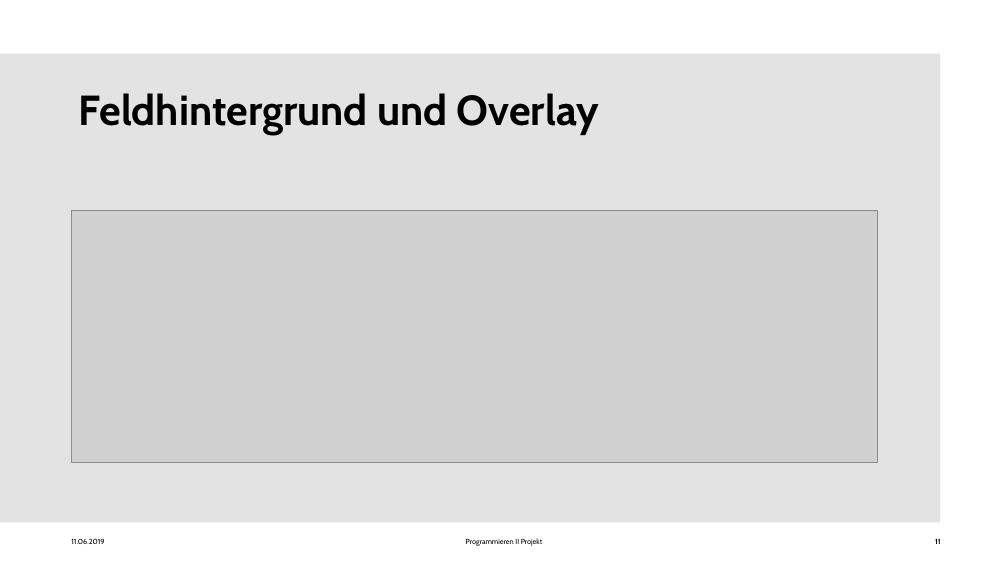
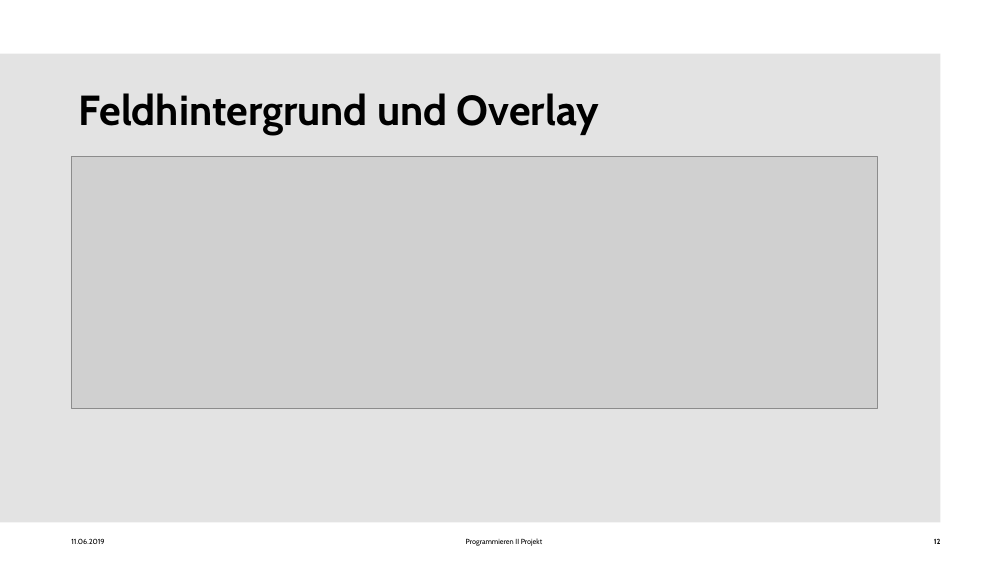
Before and after one commit to Seafyre/snakes-and-ladders, a slide deck: slide 12 of Programmieren II Projekt - Präsi.pptx (slide 11 before the commit). Drawn at 1008x567 pixels with LibreOffice and Linux fonts; fonts in the diff are those of the drawing; grey boxes stand for pictures; background and template pictures are left out. Boxes give left, top, right and bottom in pixels: in the first picture for what was removed or moved away, otherwise in the second. Text is boxed around its words. In the diff, an @@ line names an element or a change of style, - is before the commit and + after.

```diff
--- a/Programmieren II Projekt - Präsi.pptx
+++ b/Programmieren II Projekt - Präsi.pptx
@@ picture: place and size @@
-picture at bbox=[71, 211, 877, 463]
+picture at bbox=[71, 157, 877, 408]
@@ page number at bbox=[934, 538, 941, 544]: text changed @@
-11
+12
```
Also in this commit, not shown: 9 other slides changed, 1 slide added.
